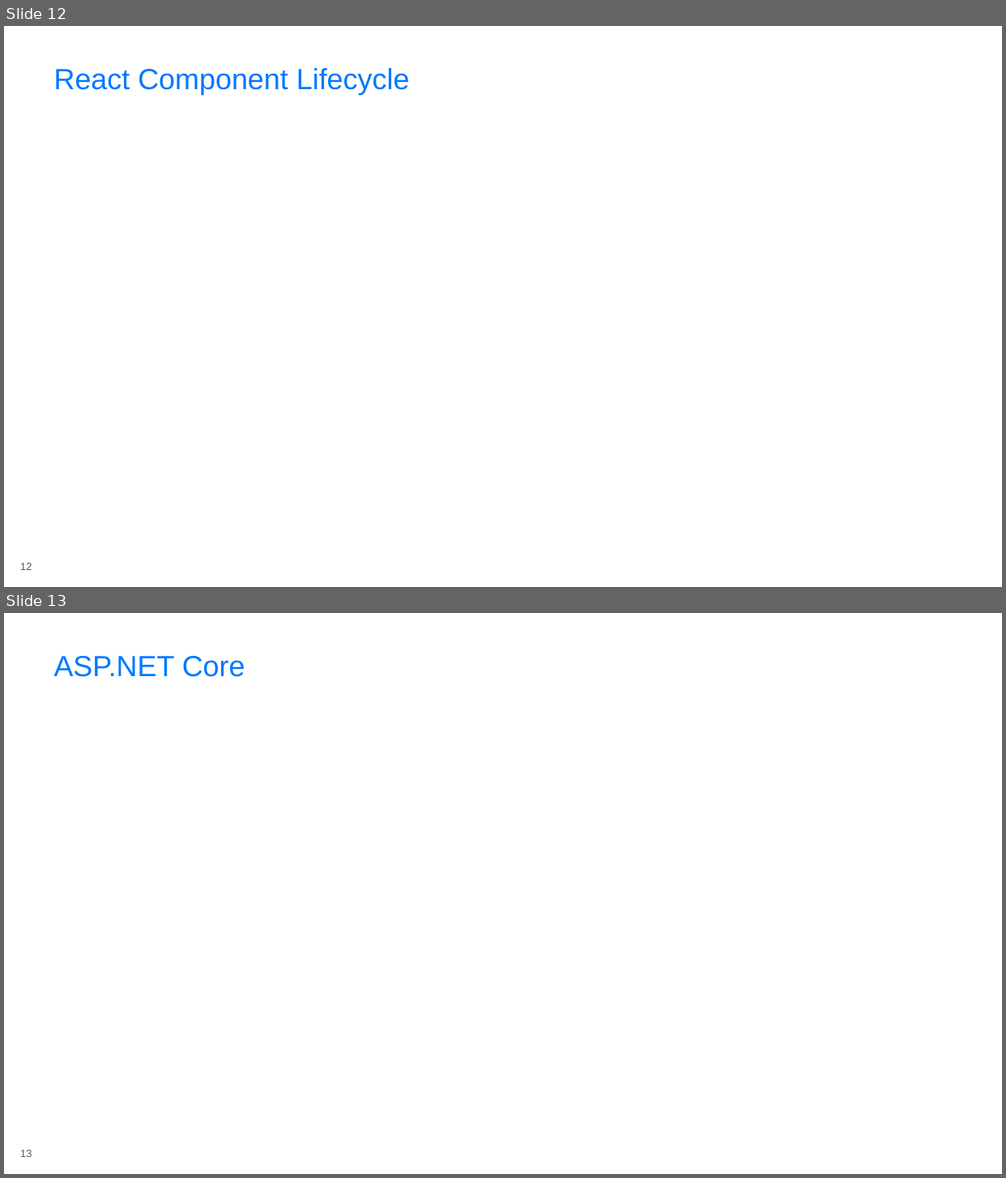
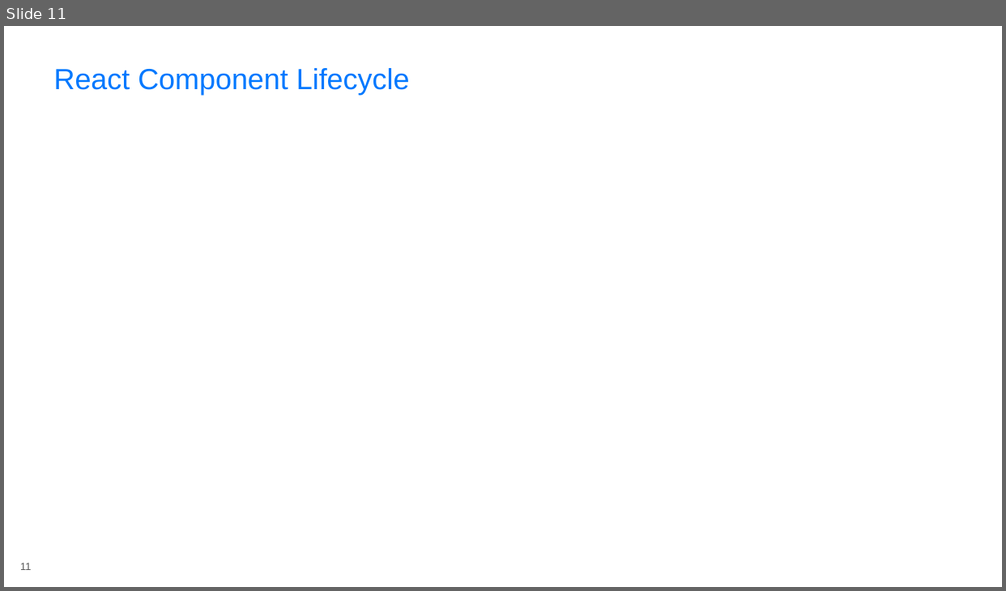
Before and after one commit to rasmuskl/react-webpack-typescript, a slide deck: _notes/Presentation.pptx. Shown one above the other, each under a label of ours: slides 12 and 13 before the commit, slide 11 after it. The pictures are 1006x1178 and 1006x591 pixels, drawn with LibreOffice and Linux fonts; fonts in the diff are those of the drawing; background and template pictures are left out. Boxes give left, top, right and bottom in pixels: in the first picture for what was removed or moved away, otherwise in the second. Text is boxed around its words. In the diff, an @@ line names an element or a change of style, - is before the commit and + after.

```diff
--- a/_notes/Presentation.pptx
+++ b/_notes/Presentation.pptx
@@ slide 13 removed at (x1=4, y1=613, x2=1002, y2=1174), background #FFFFFF @@
@@ title removed at (x1=54, y1=656, x2=245, y2=677) @@
-ASP.NET Core
@@ page number removed at (x1=20, y1=1150, x2=32, y2=1157) @@
-13
@@ what was slide 12 is now slide 11 @@
@@ page number at (x1=20, y1=563, x2=31, y2=570): text changed @@
-12
+11
```
Also in this commit, not shown: 6 slides changed, 4 slides added, 4 other slides removed, 10 other files.
